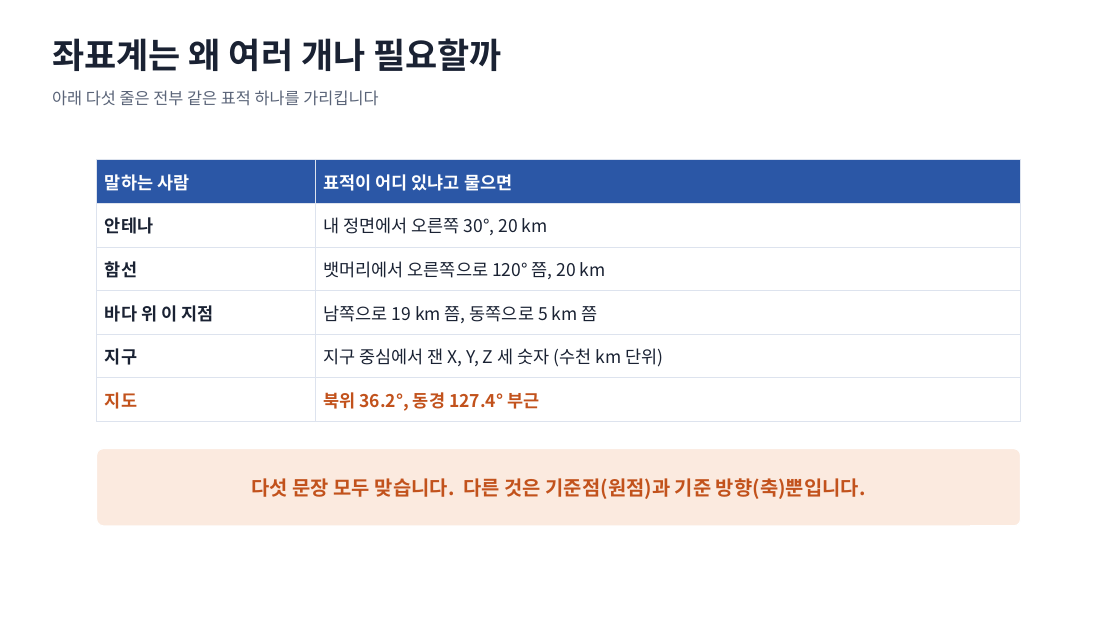
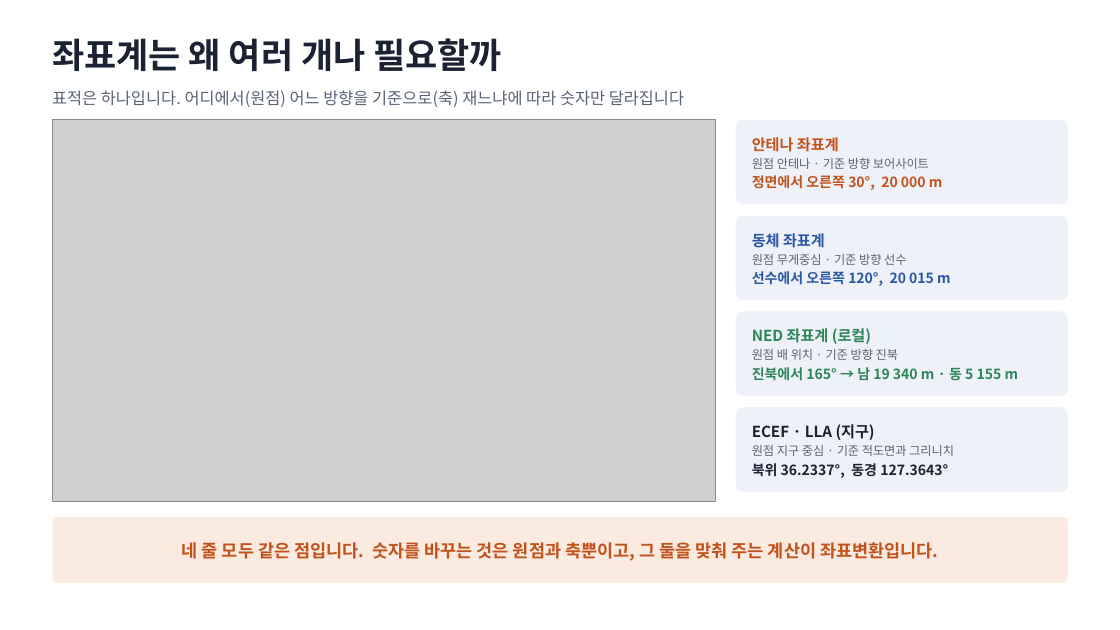
Before and after one commit to harley-hwan/IpcProc, a slide deck: slide 4 of Part2_CoordFrames/ref/산출물/Chapter2_coordinate_systems.pptx. Drawn at 1120x630 pixels with LibreOffice and Linux fonts; fonts in the diff are those of the drawing; grey boxes stand for pictures. Boxes give left, top, right and bottom in pixels: in the first picture for what was removed or moved away, otherwise in the second. Text is boxed around its words. In the diff, an @@ line names an element or a change of style, - is before the commit and + after.

Commit message:
docs(part2): 발표자료 초심자용으로 보완, 4장·7장 그림 재구성
- 4장을 "한 표적을 여러 좌표계가 재는 장면" 그림 중심으로 다시 구성
- 7장 그림을 같은 배·표적 위에 축만 90° 돌린 형태로 교체
- 오류 수정(z 약속 범위, UV asin→atan2, 곡률 786 m)과 초심자용 설명 보강
- txt 방위각 오기 20→30도 수정

```diff
--- a/Part2_CoordFrames/ref/산출물/Chapter2_coordinate_systems.pptx
+++ b/Part2_CoordFrames/ref/산출물/Chapter2_coordinate_systems.pptx
@@ text at box(52, 90, 684, 107): text changed @@
-아래 다섯 줄은 전부 같은 표적 하나를 가리킵니다
+표적은 하나입니다. 어디에서(원점) 어느 방향을 기준으로(축) 재느냐에 따라 숫자만 달라집니다
@@ picture added at box(52, 119, 716, 502) @@
@@ rounded rectangle added at box(735, 119, 1069, 205), fill #EEF1F7, outline #FFFFFF 1 pt @@
@@ text added at box(752, 137, 942, 190), 12 pt, text #C2521C, bold @@
+안테나 좌표계
+원점 안테나 · 기준 방향 보어사이트
+정면에서 오른쪽 30°, 20 000 m
@@ table removed at box(97, 160, 1021, 415), 6 rows, 2 columns @@
-말하는 사람 | 표적이 어디 있냐고 물으면
-안테나 | 내 정면에서 오른쪽 30°, 20 km
-함선 | 뱃머리에서 오른쪽으로 120° 쯤, 20 km
-바다 위 이 지점 | 남쪽으로 19 km 쯤, 동쪽으로 5 km 쯤
-지구 | 지구 중심에서 잰 X, Y, Z 세 숫자 (수천 km 단위)
-지도 | 북위 36.2°, 동경 127.4° 부근
@@ rounded rectangle added at box(735, 215, 1069, 301), fill #EEF1F7, outline #FFFFFF 1 pt @@
@@ text added at box(752, 233, 950, 286), 12 pt, text #2B57A6, bold @@
+동체 좌표계
+원점 무게중심 · 기준 방향 선수
+선수에서 오른쪽 120°, 20 015 m
@@ rounded rectangle added at box(735, 311, 1069, 397), fill #EEF1F7, outline #FFFFFF 1 pt @@
@@ text added at box(752, 328, 1018, 381), 12 pt, text #2F855A, bold @@
+NED 좌표계 (로컬)
+원점 배 위치 · 기준 방향 진북
+진북에서 165° → 남 19 340 m · 동 5 155 m
@@ rounded rectangle added at box(735, 407, 1069, 492), fill #EEF1F7, outline #FFFFFF 1 pt @@
@@ text added at box(752, 424, 954, 478), 12 pt, text #1A2233, bold @@
+ECEF · LLA (지구)
+원점 지구 중심 · 기준 적도면과 그리니치
+북위 36.2337°, 동경 127.3643°
@@ rounded rectangle: place and size @@
-rounded rectangle at box(97, 449, 1021, 526)
+rounded rectangle at box(52, 517, 1069, 584)
@@ text at box(182, 539, 939, 562): text changed; size 17 to 15 pt @@
-다섯 문장 모두 맞습니다. 다른 것은 기준점(원점)과 기준 방향(축)뿐입니다.
+네 줄 모두 같은 점입니다. 숫자를 바꾸는 것은 원점과 축뿐이고, 그 둘을 맞춰 주는 계산이 좌표변환입니다.
```
Also in this commit, not shown: 15 other slides changed, 10 other files.
